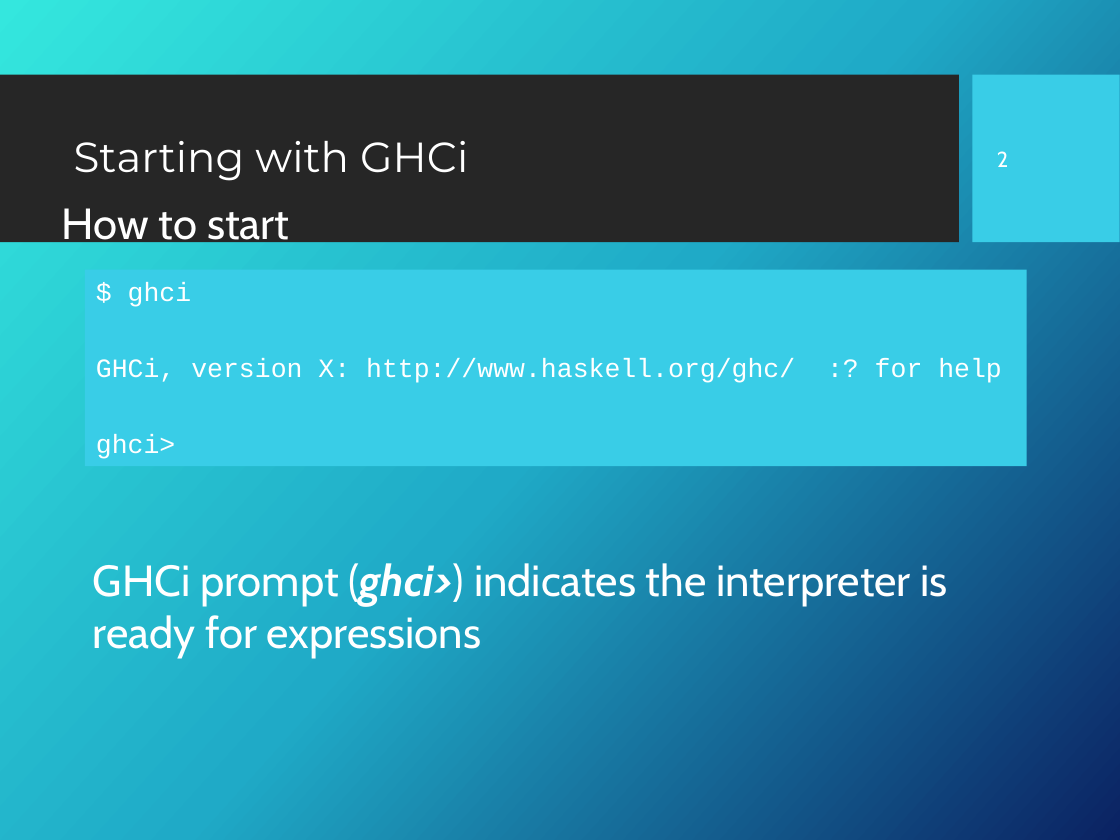
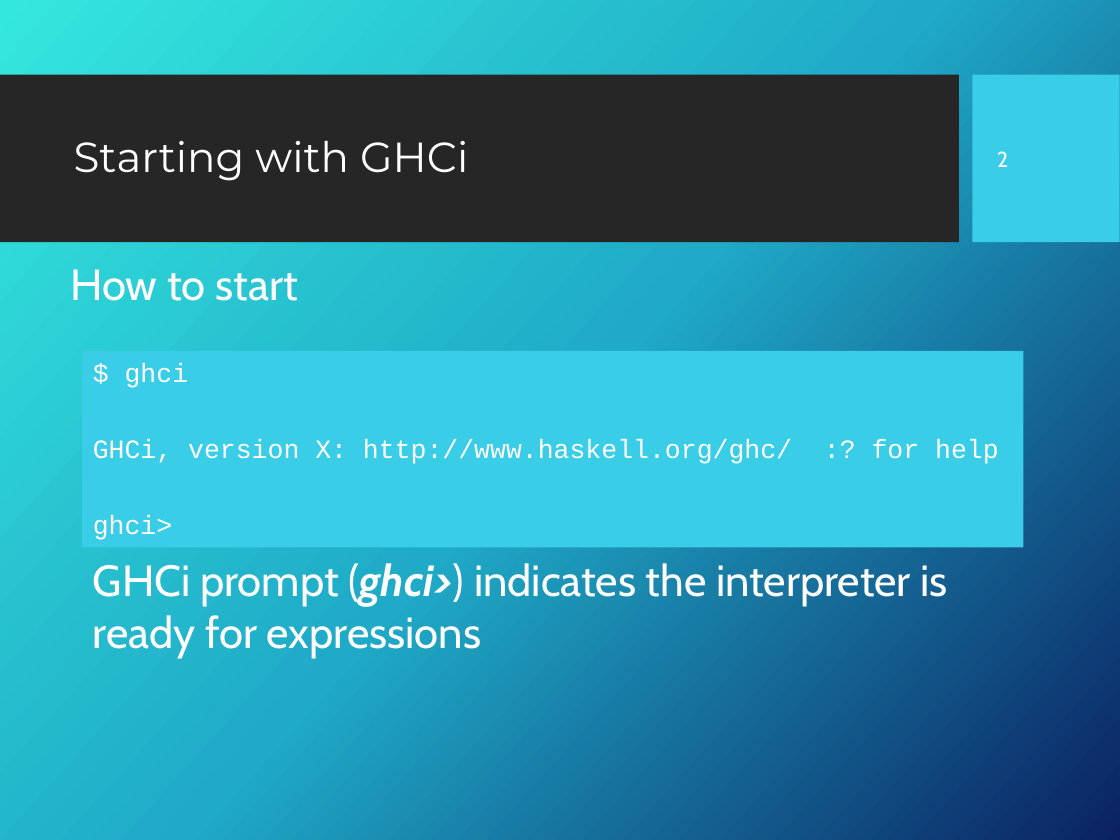
Before and after one commit to Fun-Prog-26/fun-prog-26, a slide deck: slide 3 of topic02-first-steps/unit-02a-lectures/talk-2/b-first-steps.pptx. Drawn at 1120x840 pixels with LibreOffice and Linux fonts; fonts in the diff are those of the drawing; background and template pictures are left out. Boxes give left, top, right and bottom in pixels: in the first picture for what was removed or moved away, otherwise in the second. Text is boxed around its words. In the diff, an @@ line names an element or a change of style, - is before the commit and + after.

```diff
--- a/topic02-first-steps/unit-02a-lectures/talk-2/b-first-steps.pptx
+++ b/topic02-first-steps/unit-02a-lectures/talk-2/b-first-steps.pptx
@@ text "How to start" rewrapped from [62, 208, 289, 250] to [70, 269, 298, 301] @@
@@ rectangle "$ ghci": place and size @@
-rectangle "$ ghci" at [85, 270, 1027, 467]
+rectangle "$ ghci" at [82, 351, 1024, 548]
```
Also in this commit, not shown: 4 other slides changed, 1 slide added, 6 other files.
